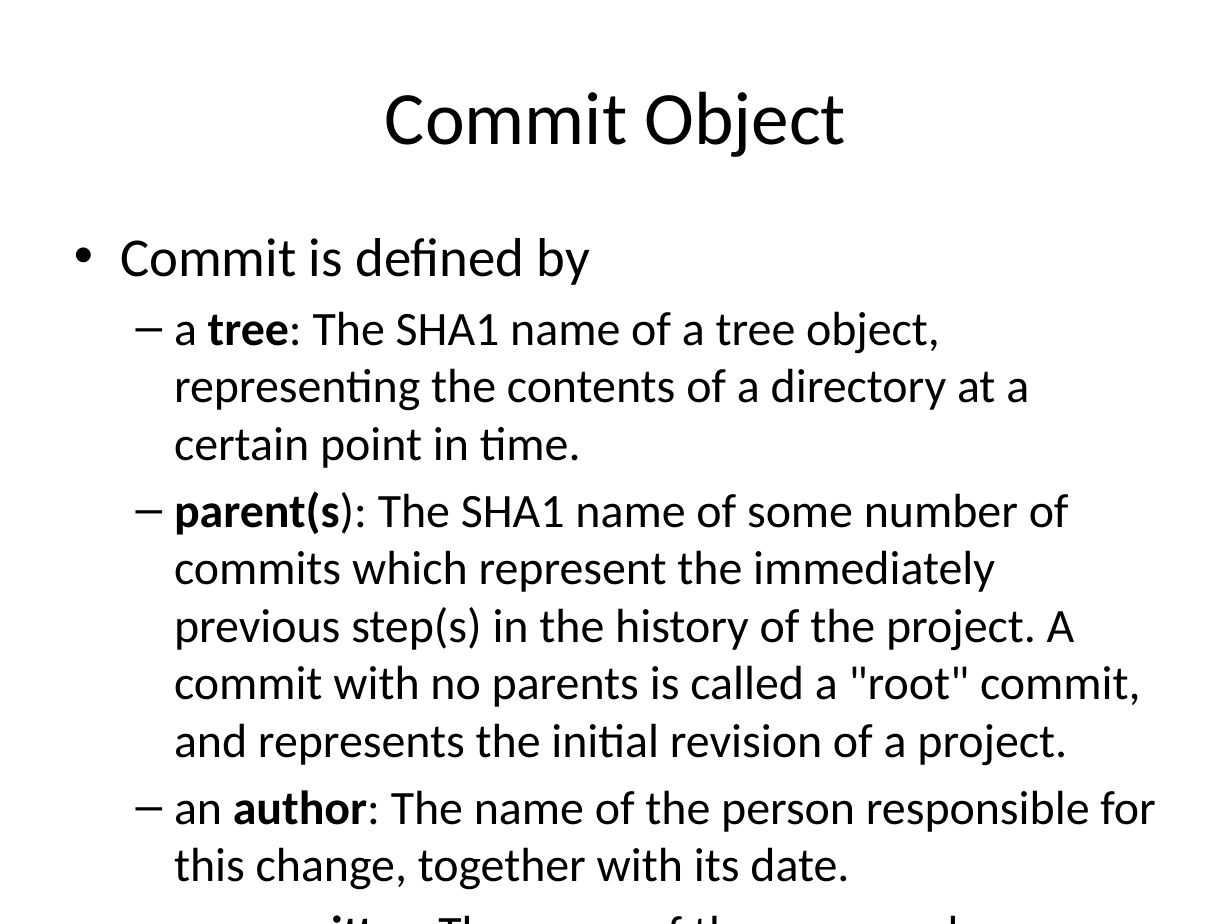
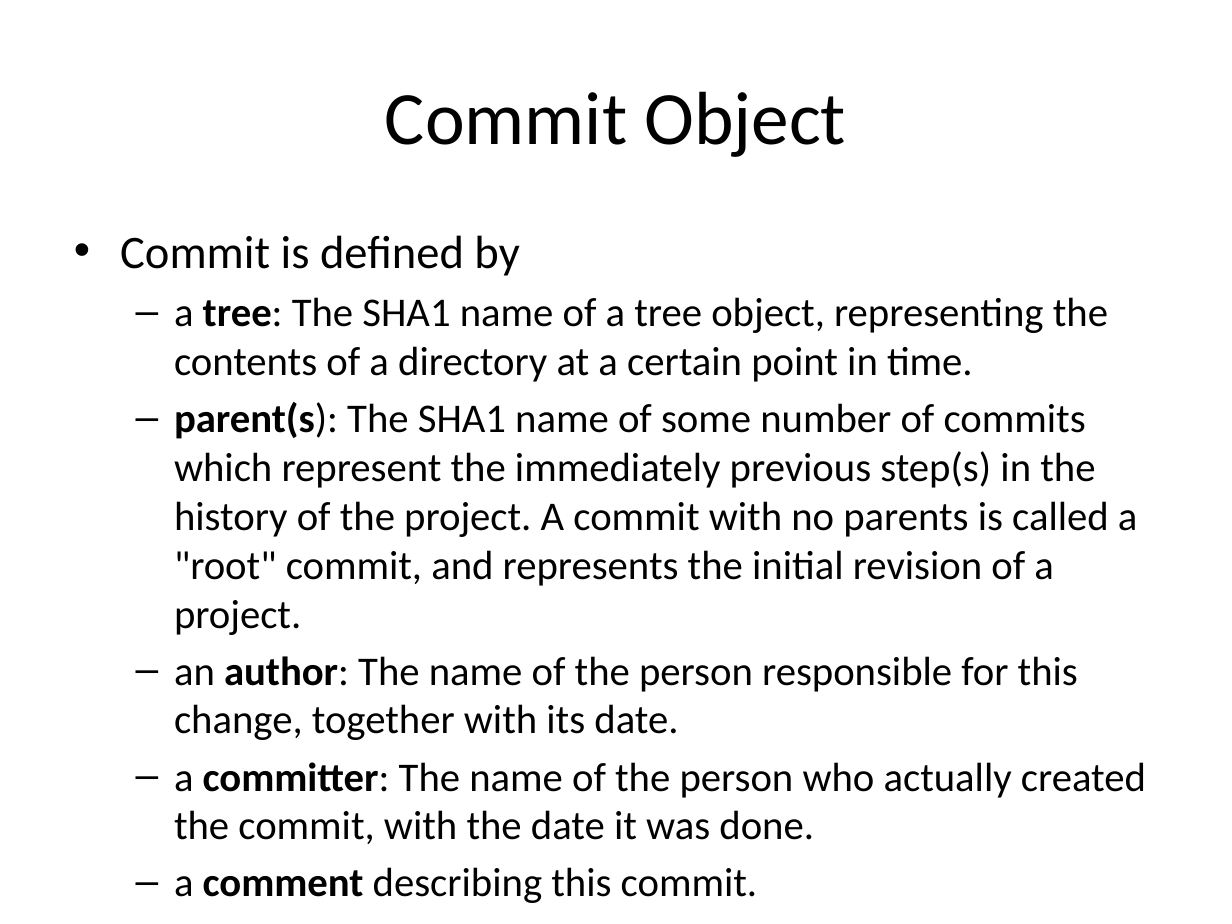
Before and after one commit to hunganhu/slide, a slide deck: slide 14 of gitBasic.pptx. Drawn at 1232x924 pixels with LibreOffice and Linux fonts; fonts in the diff are those of the drawing. Boxes give left, top, right and bottom in pixels: in the first picture for what was removed or moved away, otherwise in the second. Text is boxed around its words. In the diff, an @@ line names an element or a change of style, - is before the commit and + after.

```diff
--- a/gitBasic.pptx
+++ b/gitBasic.pptx
@@ text "Commit is defined by" at box(120, 235, 1146, 844): size 32 to 27.2 pt in "Commit is defined by"; size 28 to 23.8 pt @@
```
Also in this commit, not shown: 14 other slides changed.
